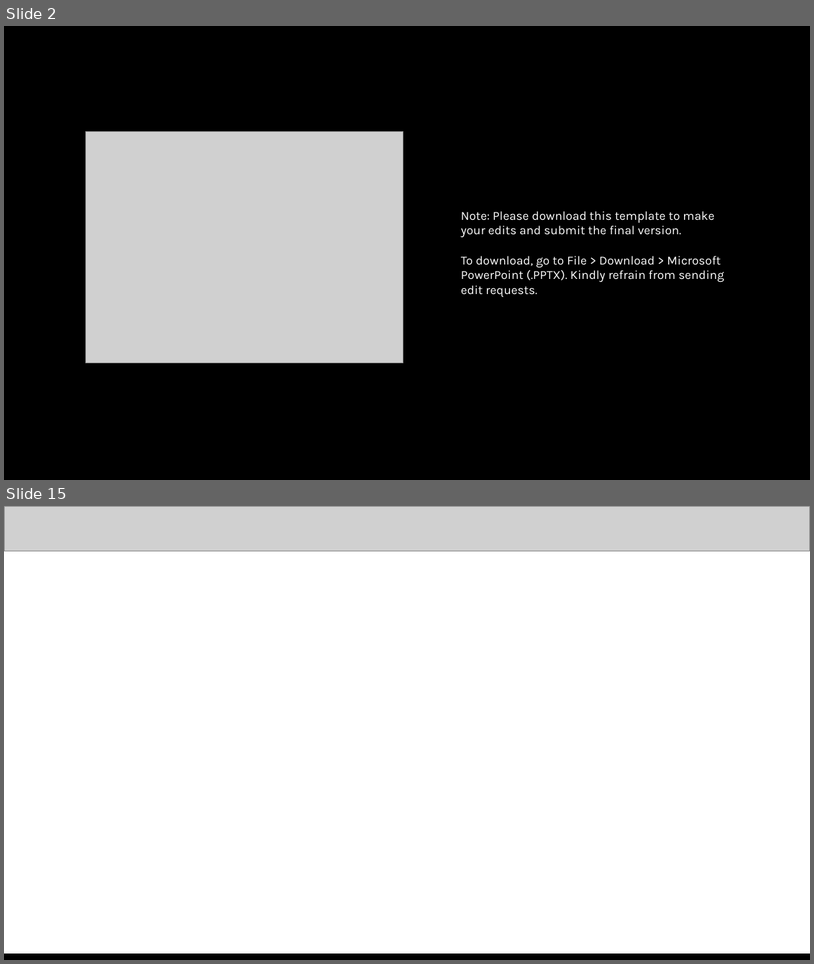
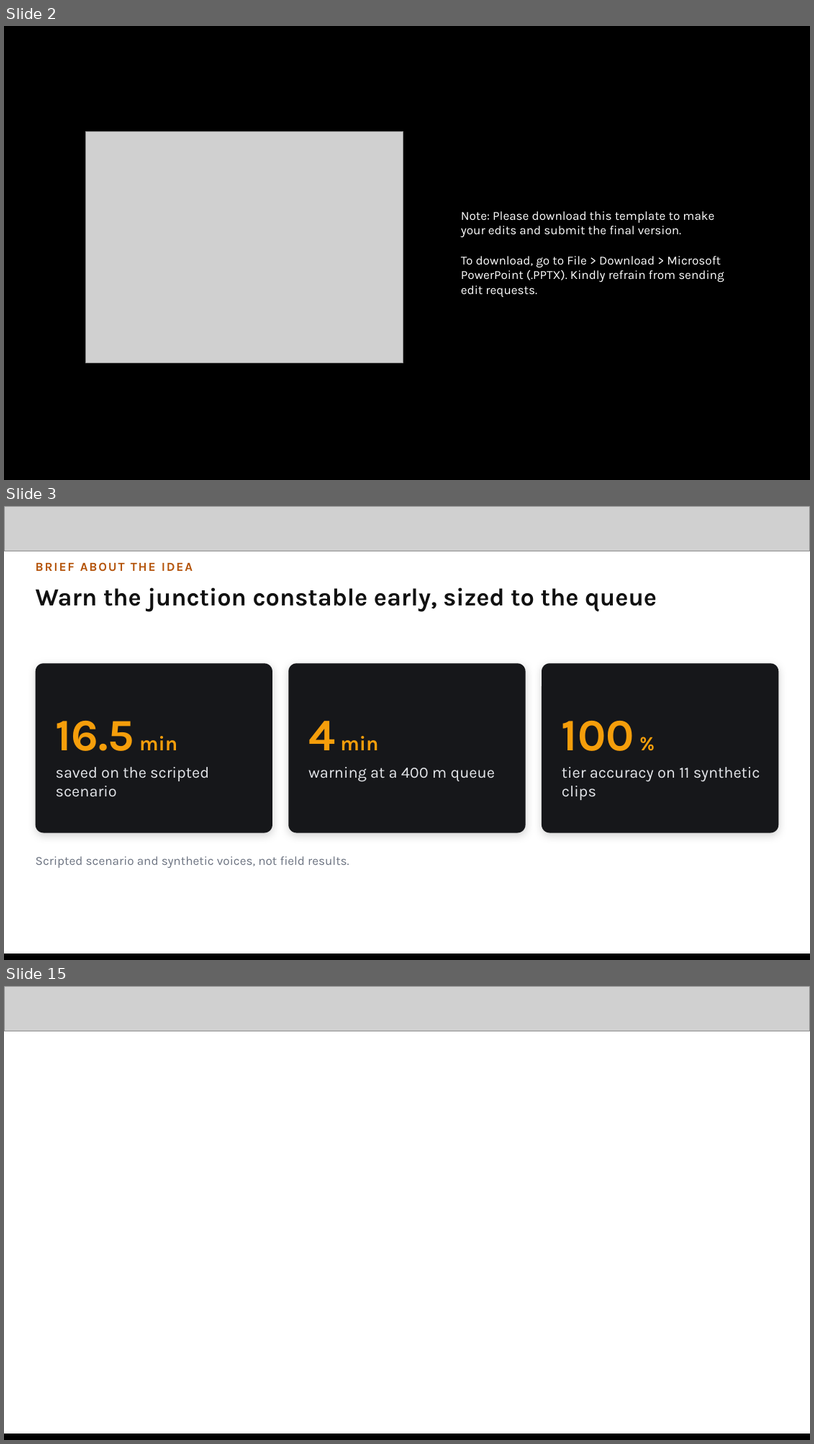
Before and after one commit to Nandish3010/ideal-disco, a slide deck: deck/Green-Corridor-Submission.pptx. Shown one above the other, each under a label of ours: slides 2 and 15 before the commit, slides 2, 3 and 15 after it; the slides between them are not shown. The pictures are 814x964 and 814x1444 pixels, drawn with LibreOffice and Linux fonts; fonts in the diff are those of the drawing; grey boxes stand for pictures. Boxes give left, top, right and bottom in pixels: in the first picture for what was removed or moved away, otherwise in the second. Text is boxed around its words. In the diff, an @@ line names an element or a change of style, - is before the commit and + after.

```diff
--- a/deck/Green-Corridor-Submission.pptx
+++ b/deck/Green-Corridor-Submission.pptx
@@ slide 3 added at box(4, 506, 810, 960), background #FFFFFF @@
@@ picture added at box(4, 506, 810, 551) @@
@@ text added at box(36, 562, 193, 572), 11 pt, text #B45309, bold @@
+BRIEF ABOUT THE IDEA
@@ text added at box(36, 587, 657, 612), 22 pt, text #111111, bold @@
+Warn the junction constable early, sized to the queue
@@ rounded rectangle added at box(36, 663, 273, 833), fill #16171A, 14 pt, text #E5E7EB @@
+16.5 min
+saved on the scripted scenario
@@ rounded rectangle added at box(288, 663, 526, 833), fill #16171A, 14 pt, text #E5E7EB @@
+4 min
+warning at a 400 m queue
@@ rounded rectangle added at box(542, 663, 779, 833), fill #16171A, 14 pt, text #E5E7EB @@
+100 %
+tier accuracy on 11 synthetic clips
@@ text added at box(36, 856, 350, 867), 11 pt, text #6B7280 @@
+Scripted scenario and synthetic voices, not field results.
@@ rectangle added at box(4, 954, 810, 960), fill #000000 @@
```
Also in this commit, not shown: 11 slides changed, 1 other slide added, 2 slides removed, 11 other files.
